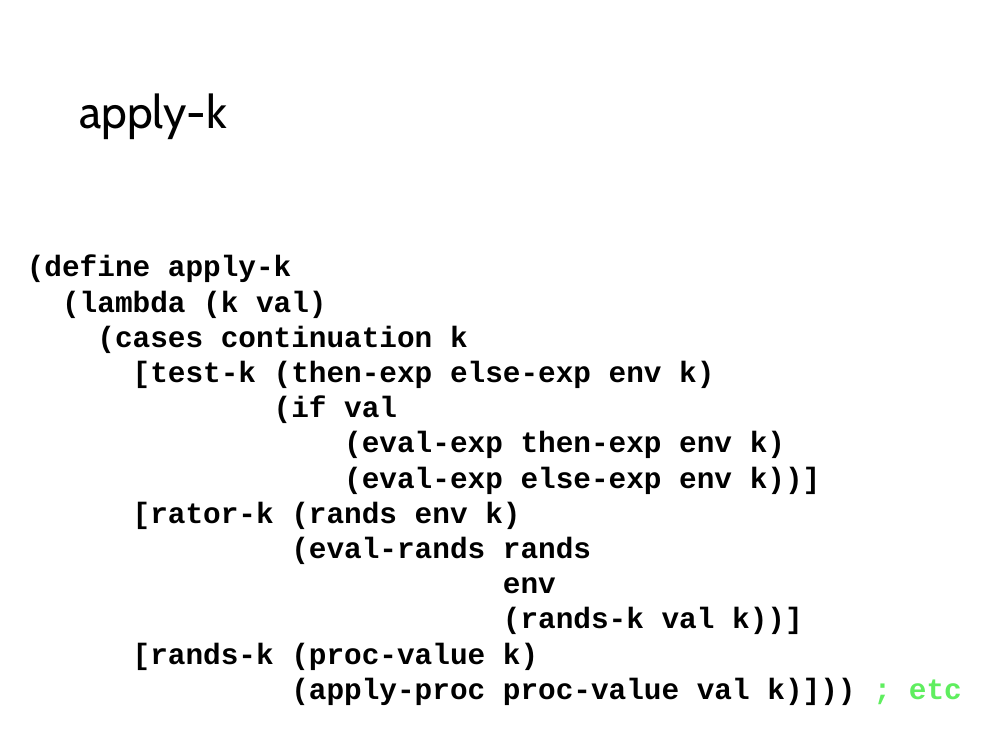
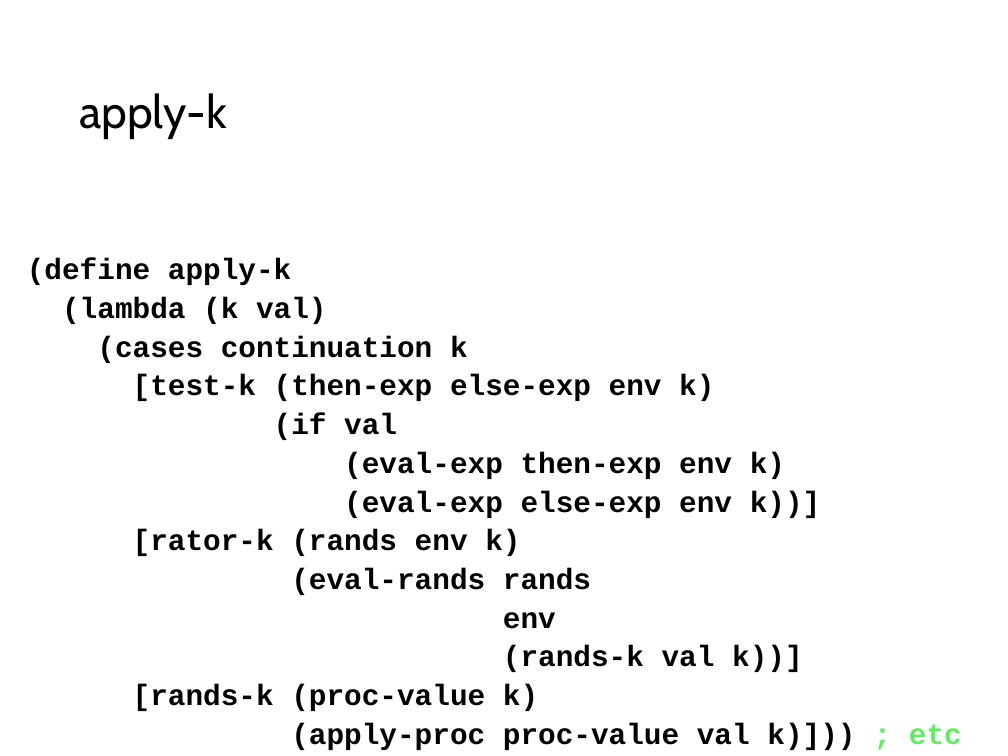
Before and after one commit to RHIT-CSSE/csse304, a slide deck: slide 8 of ClassMaterials/CPSDatatypesInterpreter/CPSInInterperter.pptx. Drawn at 1008x756 pixels with LibreOffice and Linux fonts; fonts in the diff are those of the drawing. Boxes give left, top, right and bottom in pixels: in the first picture for what was removed or moved away, otherwise in the second. Text is boxed around its words. In the diff, an @@ line names an element or a change of style, - is before the commit and + after.

```diff
--- a/ClassMaterials/CPSDatatypesInterpreter/CPSInInterperter.pptx
+++ b/ClassMaterials/CPSDatatypesInterpreter/CPSInInterperter.pptx
@@ text "(define apply-k" at [27,258,962,750]: line spacing 0.7 to 0.8 @@
```
Also in this commit, not shown: 3 other slides changed.
